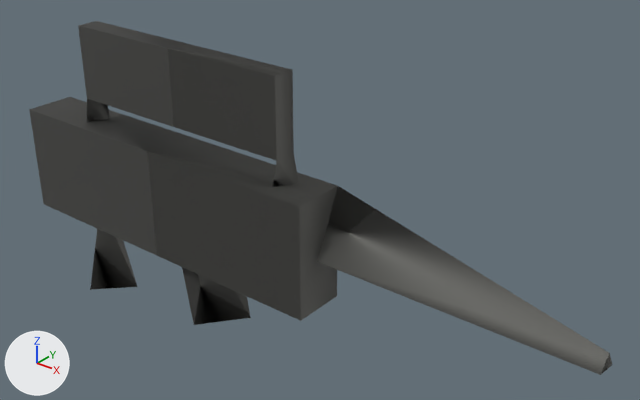
Before and after pictures for a commit that changed the glTF model assets/models/weapons/weapon_rifle_fr.lod1.glb.
Camera for both pictures: a 50 mm camera at (0.768, -0.709, 0.51) aimed at (0.161, 0.05, 0.039). Lighting does not change. The marker at lower left points along +X, +Y and +Z. The older version comes first.
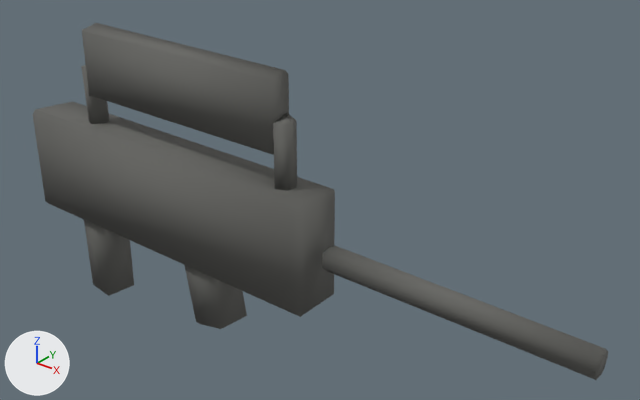
What differs and where, as boxes (x1, y1, x2, y2) in the pictures (640 x 400 px):
'Mesh_0', reshaped: before (29, 21, 612, 375); after (32, 23, 608, 380)
part 1 of me_mesh_0, rebuilt (48% narrower, 23% shorter): before (29, 97, 612, 375); after (32, 102, 335, 317)
part 2 of me_mesh_0, rebuilt (6% narrower, 20% shorter): before (78, 21, 299, 187); after (82, 23, 289, 155)
part 3 of me_mesh_0, rebuilt (10% narrower, 10% taller): before (182, 267, 251, 325); after (185, 265, 247, 329)
part 4 of me_mesh_0, rebuilt: before (90, 229, 138, 290); after (84, 220, 134, 296)
part 5 of me_mesh_0, added: after (322, 245, 608, 380)
part 6 of me_mesh_0, added: after (81, 65, 109, 124)
part 7 of me_mesh_0, added: after (273, 113, 297, 191)

What the commit changed:
me_mesh_0 is used by ob_mesh_0; location (0.0, 0.0, 0.0).
me_mesh_0 had 35 vertices, 52 faces and spanned x -0.3..0.55, y -0.035..0.035, z -0.2..0.21.
me_mesh_0 now has 111 vertices, 194 faces and spans x -0.3..0.544, y -0.035..0.035, z -0.194..0.21.
me_mesh_0 part 1: the loose piece of 13 vertices spanning x -0.3..0.55, y -0.035..0.035, z -0.075..0.075 is rebuilt with 19 vertices and now spans x -0.3..0.2, y -0.035..0.035, z -0.075..0.075.
me_mesh_0 part 2: the loose piece of 12 vertices spanning x -0.2..0.16, y -0.015..0.015, z 0.06..0.21 is rebuilt with 16 vertices and now spans x -0.19..0.144, y -0.015..0.015, z 0.11..0.21.
me_mesh_0 part 3: the loose piece of 6 vertices spanning x -0.021..0.061, y -0.025..0.025, z -0.169..-0.031 is rebuilt with 16 vertices and now spans x -0.02..0.06, y -0.025..0.025, z -0.168..-0.037.
me_mesh_0 part 4: the loose piece of 4 vertices spanning x -0.225..-0.175, y -0.025..0.025, z -0.2..-0.04 is rebuilt with 12 vertices and now spans x -0.225..-0.175, y -0.025..0.025, z -0.194..-0.04.
me_mesh_0 part 5: a new loose piece of 20 vertices spanning x 0.21..0.544, y -0.015..0.016, z -0.016..0.015, in mat_weapon_rifle_fr (dark grey #656561).
me_mesh_0 part 6: a new loose piece of 16 vertices spanning x -0.2..-0.18, y -0.015..0.015, z 0.06..0.154, in mat_weapon_rifle_fr (dark grey #656561).
Part 7, on me_mesh_0:
12 vertices are added at x 0.14..0.16, y -0.015..0.015, z 0.06..0.16.
20 new faces join them.
